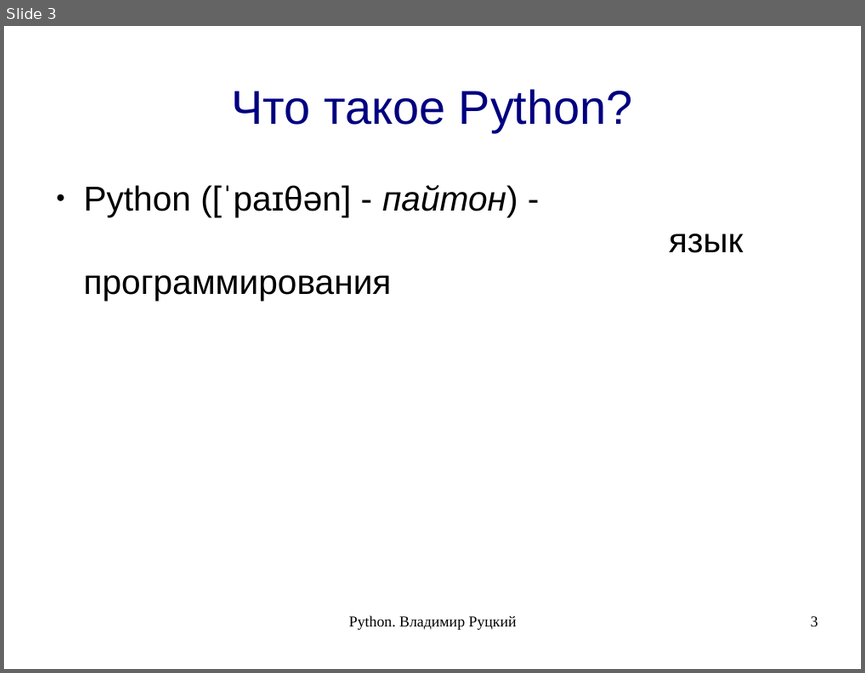
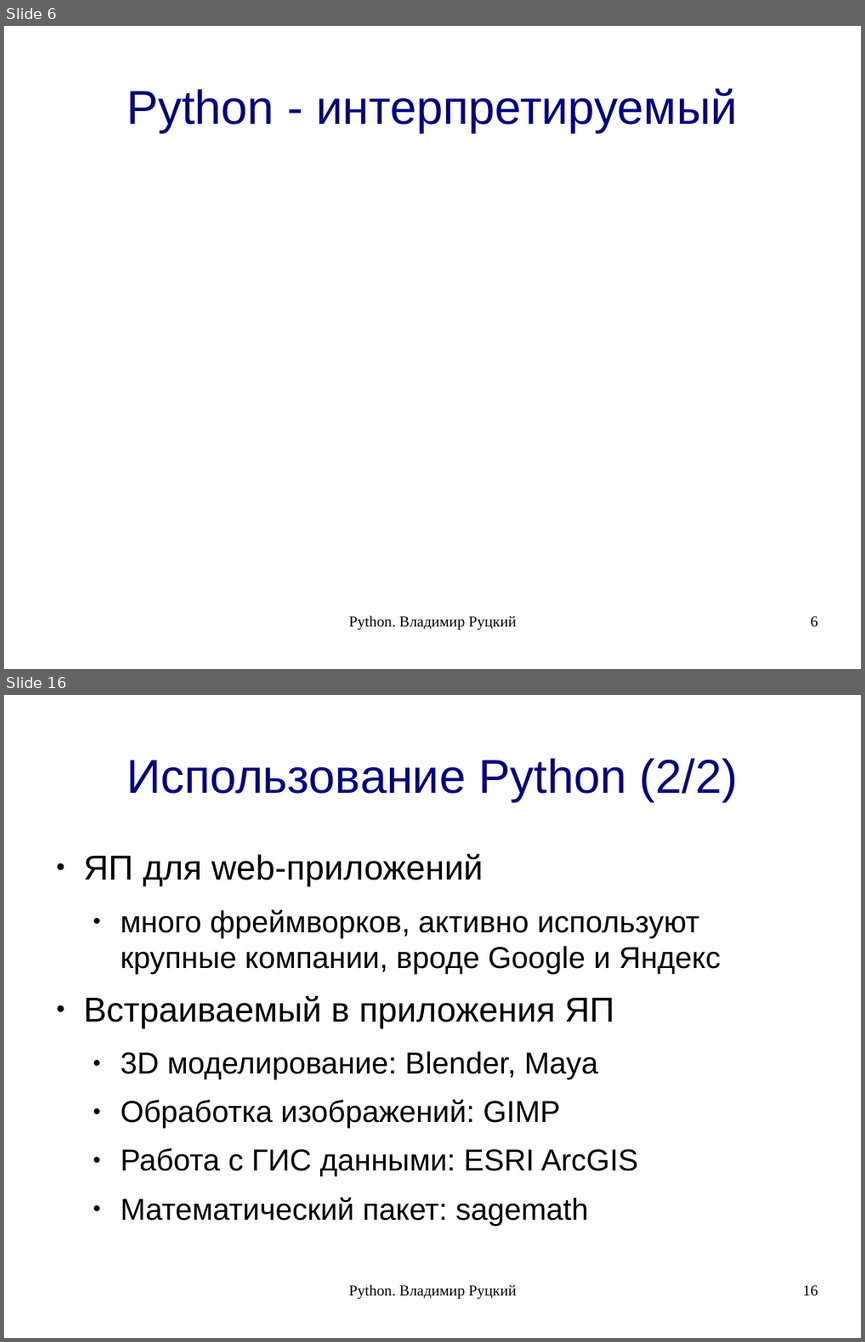
Before and after one commit to rutsky/python-course, a slide deck: 00_introduction.odp. Shown one above the other, each under a label of ours: slide 3 before the commit, slides 6 and 16 after it; the slides between them are not shown. The pictures are 865x673 and 865x1342 pixels, drawn with LibreOffice and Linux fonts; fonts in the diff are those of the drawing. Boxes give left, top, right and bottom in pixels: in the first picture for what was removed or moved away, otherwise in the second. Text is boxed around its words. In the diff, an @@ line names an element or a change of style, - is before the commit and + after.

```diff
--- a/00_introduction.odp
+++ b/00_introduction.odp
@@ slide 16 added at (x1=4, y1=695, x2=861, y2=1338), background #FFFFFF @@
@@ title added at (x1=126, y1=758, x2=738, y2=801), 44 pt, text #000080 @@
+Использование Python (2/2)
@@ text added at (x1=84, y1=853, x2=720, y2=1225), 28 pt, text #000000 @@
+● ЯП для web-приложений
+  ● много фреймворков, активно используют крупные компании, вроде Google и Яндекс
+● Встраиваемый в приложения ЯП
+  ● 3D моделирование: Blender, Maya
+  ● Обработка изображений: GIMP
+  ● Работа с ГИС данными: ESRI ArcGIS
+  ● Математический пакет: sagemath
@@ text added at (x1=349, y1=1284, x2=517, y2=1299), 14 pt, text #000000 @@
+Python. Владимир Руцкий
@@ page number added at (x1=803, y1=1285, x2=818, y2=1295), 14 pt, text #000000 @@
+16
@@ what was slide 3 is now slide 6 @@
@@ slide 6 changed as well @@
@@ title at (x1=126, y1=88, x2=738, y2=132): text changed @@
-Что такое Python?
+Python - интерпретируемый
@@ text removed at (x1=84, y1=185, x2=744, y2=300) @@
-● Python ([ˈpaɪθən] - пайтон) -
-  язык программирования
@@ page number at (x1=811, y1=616, x2=818, y2=626): text changed @@
-3
+6
```
Also in this commit, not shown: 2 other slides changed, 18 other slides added, 1 other file.
